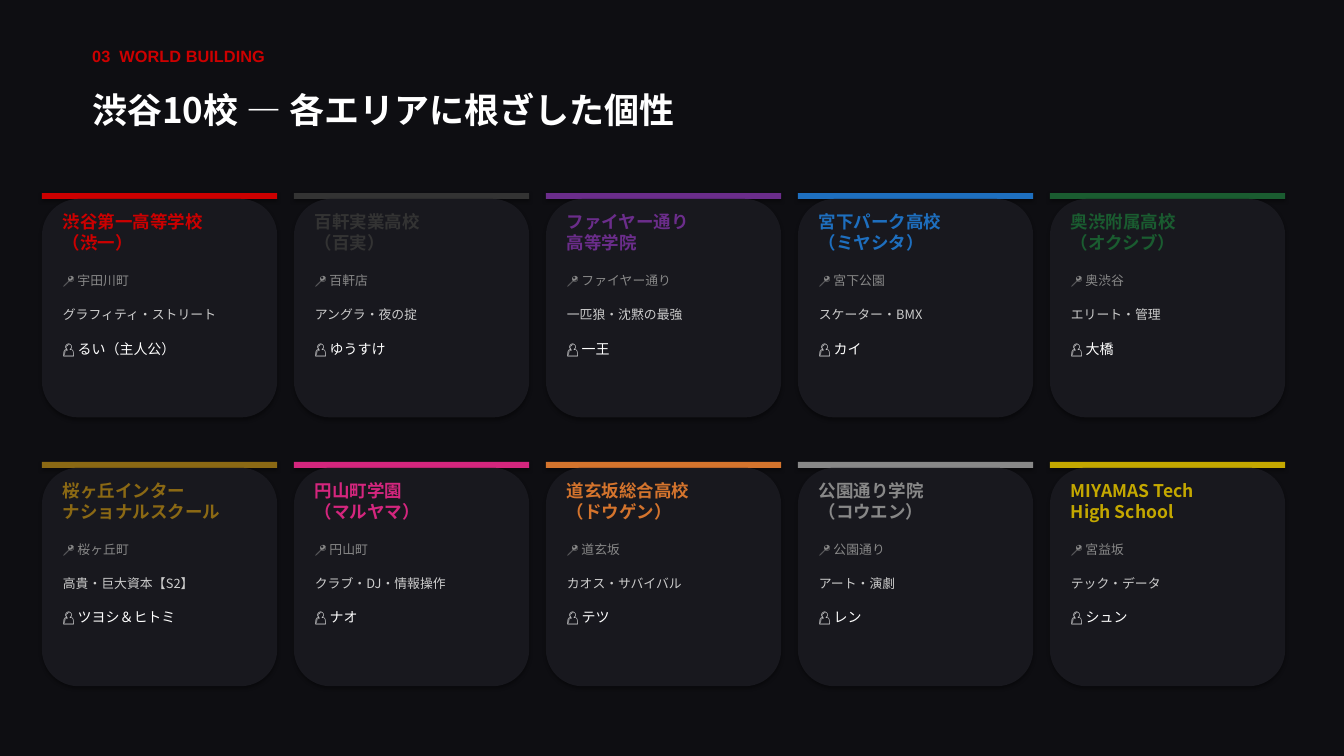
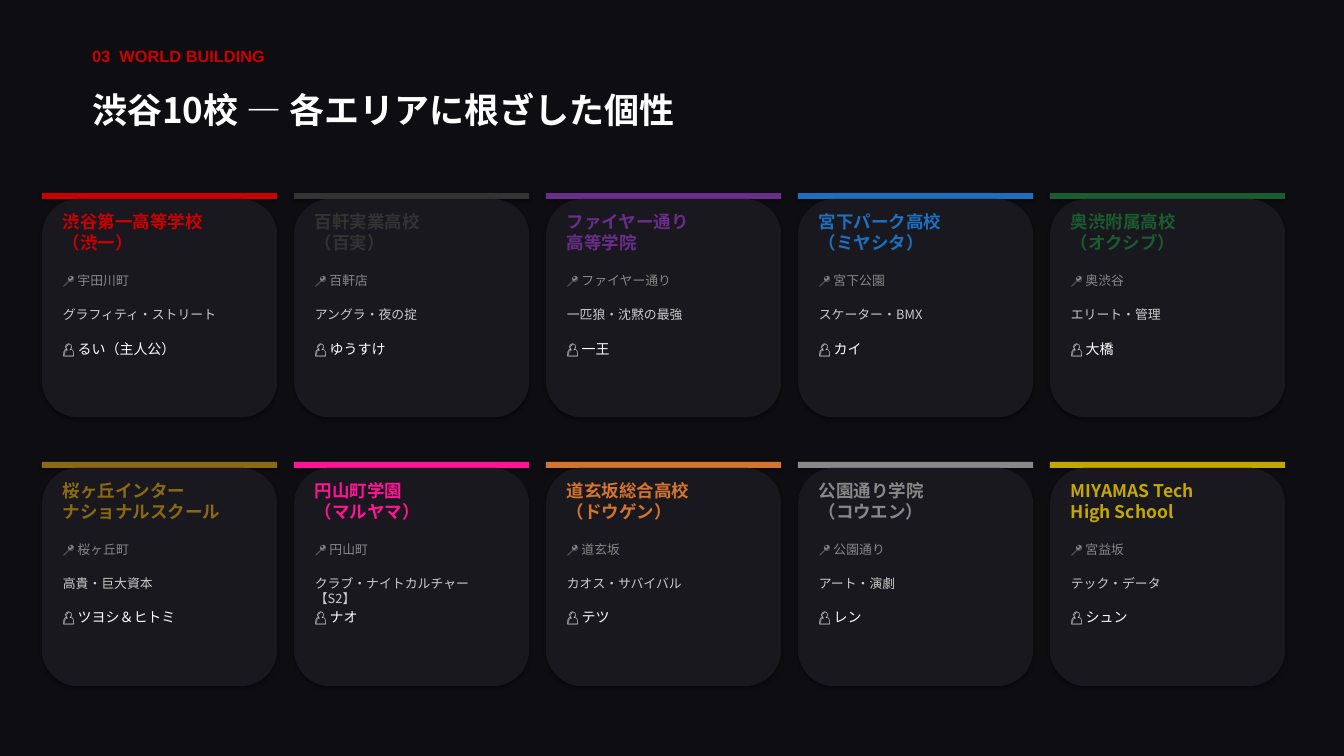
Before and after one commit to takahirosekine-hj/shibuwan, a slide deck: slide 4 of 渋一プロジェクト概要.pptx. Drawn at 1344x756 pixels with LibreOffice and Linux fonts; fonts in the diff are those of the drawing. Boxes give left, top, right and bottom in pixels: in the first picture for what was removed or moved away, otherwise in the second. Text is boxed around its words. In the diff, an @@ line names an element or a change of style, - is before the commit and + after.

```diff
--- a/渋一プロジェクト概要.pptx
+++ b/渋一プロジェクト概要.pptx
@@ rectangle at bbox=[294, 462, 529, 468]: fill #D4267E to #FF1493 @@
@@ text "円山町学園 （マルヤマ）" at bbox=[315, 482, 420, 520]: text colour #D4267E to #FF1493 @@
@@ text at bbox=[63, 577, 153, 589]: text changed @@
-高貴・巨大資本【S2】
+高貴・巨大資本
@@ text at bbox=[315, 577, 469, 604]: text changed @@
-クラブ・DJ・情報操作
+クラブ・ナイトカルチャー【S2】
```
Also in this commit, not shown: 1 other slide changed, 7 other files.
